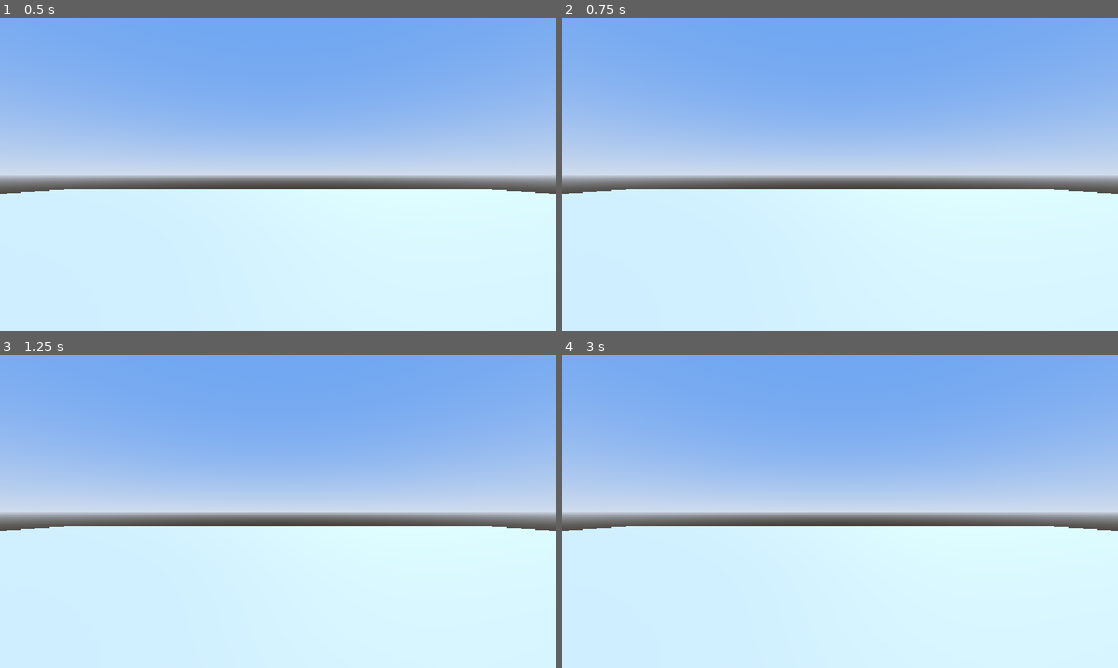
Above: before the commit, frames 1-4 (two rows, left to right).
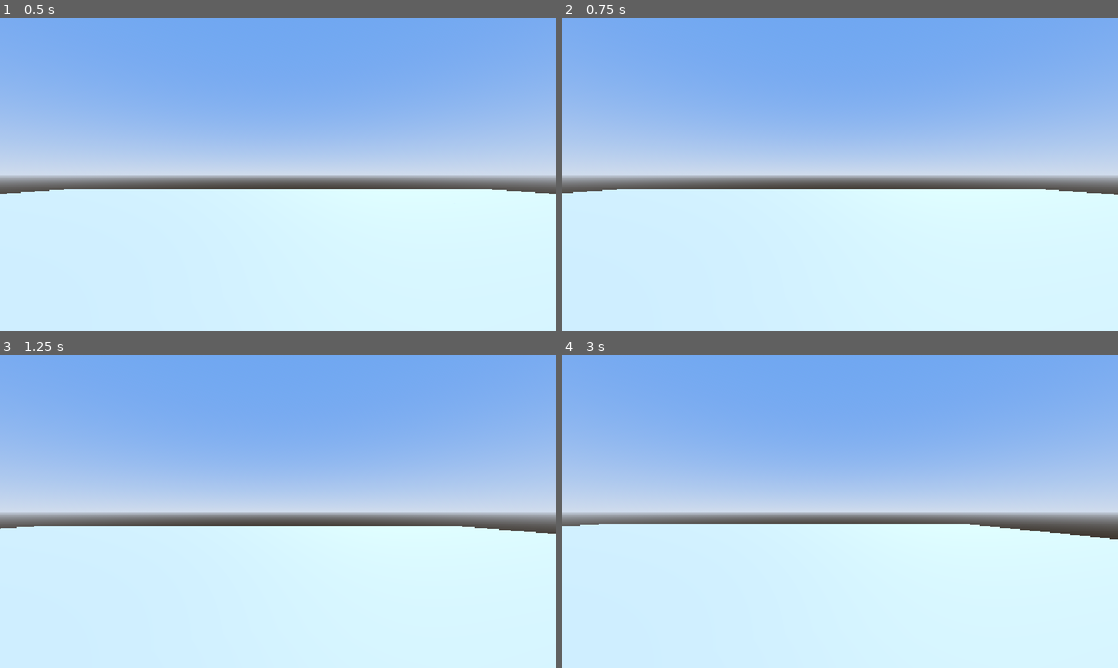
Above: after the commit, the same moments.

Repository: SlipperyMarker/UndeadsAwaitFirstExperiment
Game: Godot game, scene res://Scene/TestingGround.tscn
Two runs of this game, one before a commit and one after it. Both use one fixed random seed, a clock stepped at 60 frames per second and the inputs below. The project has no main scene, so this scene is started directly.
Inputs:
- Up to frame 1 (0.5 s): no input
- Up to frame 2 (0.75 s): tap Enter at 0.5 s; hold D (MoveRight) from 0.53 s (still down)
- Up to frame 3 (1.25 s): keep holding D (MoveRight)
- Up to frame 4 (3 s): tap Space at 1.25 s; release D (MoveRight) at 1.28 s; hold S (MoveBackward) 1.28-2.03 s; tap Enter at 2 s; hold D (MoveRight) 2.03-2.78 s; hold W (MoveForward) from 2.78 s (still down)

Frame 1 is identical in both runs. In frame 2, less than 0.1% of the frame differs, in the area x 0-100%, y 54-57%; in frame 3, 0.2%; in frame 4, 1.0%, in the area x 0-100%, y 54-59%.

Commit message:
Creation - Code 2
Added Movement with the help from my old game jam project's codes. changed the root node of the Player prefab

Diff:
--- a/Code/BrainPlayer.gd
+++ b/Code/BrainPlayer.gd
@@ -1,15 +1,29 @@
-extends Node3D
+class_name BrainPlayer
+extends CharacterBody3D
+#Editor-Accesible Variables (you'll thank yourself later)
 @export_category("Player Movement Properties")
+@export var Speed:float=5
 @export var Velocity:float=5
+@export var JumpVelocity:float=5
+@export var DashDistance:float=5
 @export var SprintMultiplier:float=1.25
 @export var CrouchMultiplier:float=0.75
 @export var CrouchHeight:float=0.5
+@export var Stamina:float=10
 @export var HealthPoints:float=3
-@export var Stamina:float=10
-@export var DashDistance:float=5
 @export_category("Camera Movement Properties")
 @export var Camera:Camera3D
-@export var PlayerBody:PhysicsBody3D
+@export var PlayerBody:CharacterBody3D
 @export var RotationSpeed:float=10
 @export var RotationMultiplier:float=5
 @export var VerticalClamp:float=85
+#to use / interactw with the functions from another script, instantiate them here (outside of any functions). also check out static variables.
+var MovementPlayer=PlayerMovement.new()
+func _ready() -> void:
+	#Setter Functions
+	MovementPlayer.PlayerHandler(self)
+	MovementPlayer.VarHandler(Speed,Velocity,JumpVelocity,DashDistance,SprintMultiplier,CrouchMultiplier,CrouchHeight,Stamina)
+func _physics_process(delta: float) -> void:
+	#Automated Functions Per-Frame
+	MovementPlayer.InputHandler(delta)
+	MovementPlayer.GravityHandler(delta)
--- /dev/null
+++ b/Code/MovementPlayer.gd
@@ -0,0 +1,37 @@
+class_name PlayerMovement
+extends RefCounted
+
+#Variables
+var _Player: CharacterBody3D
+var Gravity: Vector3
+var _Speed:float
+var _Velocity:float
+var _JumpVelocity:float
+var _DashDistance:float
+var _SprintMultiplier:float
+var _CrouchMultiplier:float
+var _CrouchHeight:float
+var _Stamina:float
+
+#Getter Functions
+func PlayerHandler(PNode:CharacterBody3D) -> void:
+	_Player=PNode
+func VarHandler(Sp:float,Vl:float,JumpVl:float,Dd:float,Sm:float,Cm:float,Ch:float,S:float)->void:
+	_Speed=Sp; _Velocity=Vl;_JumpVelocity=JumpVl;_DashDistance=Dd;_SprintMultiplier=Sm;_CrouchMultiplier=Cm;_CrouchHeight=Ch;_Stamina=S
+
+#Logic Functions
+func InputHandler(Delta: float) -> void:
+	var DirectionInput:=Input.get_vector("MoveLeft","MoveRight","MoveForward","MoveBackward")
+	var _Direction:=(_Player.transform.basis*Vector3(DirectionInput.x,0,DirectionInput.y)).normalized()
+	if _Direction:
+		_Player.velocity.x=_Direction.x*_Speed
+		_Player.velocity.z=_Direction.z*_Speed
+	else:
+		_Player.velocity.x=lerp(_Player.velocity.x,_Direction.x*_Speed,Delta*_Velocity)
+		_Player.velocity.z=lerp(_Player.velocity.z,_Direction.z*_Speed,Delta*_Velocity)
+	_Player.move_and_slide() #didnt add it first, the character wouldn't move. added it in: problem solved.
+func GravityHandler(Delta:float) -> void:
+	Gravity=_Player.get_gravity()
+	if _Player.is_on_floor()==false:
+		_Player.velocity.y+=Gravity.y*Delta
+	pass
--- a/Prefab/Character/Player.tscn
+++ b/Prefab/Character/Player.tscn
@@ -6,24 +6,21 @@
 
 [sub_resource type="CapsuleShape3D" id="CapsuleShape3D_pilut"]
 
-[node name="RootPlayer" type="Node3D" unique_id=1418432344 node_paths=PackedStringArray("Camera", "PlayerBody")]
+[node name="RootPlayer" type="CharacterBody3D" unique_id=1418432344 node_paths=PackedStringArray("Camera", "PlayerBody")]
 script = ExtResource("1_fr4uk")
-Camera = NodePath("RigidBody3D/Camera3D")
-PlayerBody = NodePath("RigidBody3D")
+Camera = NodePath("Camera3D")
+PlayerBody = NodePath(".")
 
-[node name="RigidBody3D" type="RigidBody3D" parent="." unique_id=976045207]
-unique_name_in_owner = true
-
-[node name="MeshInstance3D" type="MeshInstance3D" parent="RigidBody3D" unique_id=2040103676]
+[node name="MeshInstance3D" type="MeshInstance3D" parent="." unique_id=2040103676]
 transform = Transform3D(1, 0, 0, 0, 1, 0, 0, 0, 1, 0, 1, 0)
 layers = 524288
 mesh = SubResource("CapsuleMesh_pilut")
 
-[node name="CollisionShape3D" type="CollisionShape3D" parent="RigidBody3D" unique_id=203953192]
+[node name="CollisionShape3D" type="CollisionShape3D" parent="." unique_id=203953192]
 transform = Transform3D(1, 0, 0, 0, 1, 0, 0, 0, 1, 0, 1, 0)
 shape = SubResource("CapsuleShape3D_pilut")
 
-[node name="Camera3D" type="Camera3D" parent="RigidBody3D" unique_id=519775748]
+[node name="Camera3D" type="Camera3D" parent="." unique_id=519775748]
 unique_name_in_owner = true
 transform = Transform3D(1, 0, 0, 0, 1, 0, 0, 0, 1, 0, 1.75, 0)
 cull_mask = 524287
--- a/project.godot
+++ b/project.godot
@@ -11,6 +11,7 @@
 [application]
 
 config/name="UndeadsAwaitFirstExperiment"
+config/tags=PackedStringArray("firstperson", "shooter")
 config/features=PackedStringArray("4.7", "Forward Plus")
 config/icon="res://icon.svg"
 
Not shown, added: Code/MovementPlayer.gd.uid
